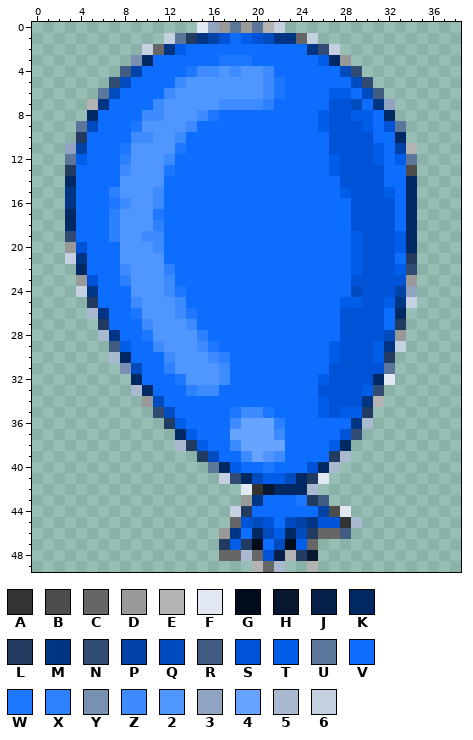
A pixel-art sprite gets an edit: images/balloon2.png. Above is the file before it was changed.
The file is 39x50 pixels. Colours within 5 levels of each other are drawn and written as one.
Palette (. is transparent): A #333333  B #4c4c4c  C #666666  D #999999  E #b3b3b3  F #e2e8f1  G #020c1c  H #091831  J #062049  K #002863  L #233b60  M #003584  N #314b72  P #0042a6  Q #004cbf  R #415b83  S #0052d7  T #005de8  U #5c759b  V #0c6dff  W #1d77ff  X #2d81ff  Y #7a90b2  Z #3e8bff  2 #5096ff  3 #90a3c0  4 #67a4ff  5 #a9b9d0  6 #c5d0e1
Pixels before, first column x 3:
 0 ............F3DUDUE6............
 1 .........6ULMPSVTSQMMC6.........
 2 .......6CMTVVVVVVVVVVVMN6.......
 3 ......YKVVVVVVWWWVVVVVVTKD......
 4 .....RPVVVVWZZ2Z22ZVVVVVVQN.....
 5 ....NQVVVVZ2222222ZWVVVVVVQN....
 6 ...UQVVVVZ22222222ZWVVVVTTVQR...
 7 ..EMVVVVZ22222ZZZZXVVVVVSSQVM3..
 8 ..KVVVVZZ222ZWVVVVVVVVVTSSTTVK..
 9 .UQVVVW2222ZVVVVVVVVVVVTSSSTVSU.
10 .LVVVVZZ22ZVVVVVVVVVVVVVSSSSVVK.
11 3PVVVW2222WVVVVVVVVVVVVVSSSSTVPE
12 UTVVVX222ZVVVVVVVVVVVVVVTSSSTVTU
13 LVVVVZ222WVVVVVVVVVVVVVVTSSSSVVB
14 KVVVV2222VVVVVVVVVVVVVVVVSSSSVVK
15 MVVVX222ZVVVVVVVVVVVVVVVVTSSSTVK
16 MVVVWZ22ZVVVVVVVVVVVVVVVVVSSSSVK
17 KVVVX222WVVVVVVVVVVVVVVVVVSSSSVK
18 KVVVX222XVVVVVVVVVVVVVVVVVSSSSVK
19 NVVVX22ZZVVVVVVVVVVVVVVVVVTSSSTK
20 DSVVV222ZVVVVVVVVVVVVVVVVVTSSSTK
21 6MVVV2222VVVVVVVVVVVVVVVVVTSSSVL
22 .KVVVZ222XVVVVVVVVVVVVVVVVTSSSTN
23 .DSVVX222ZVVVVVVVVVVVVVVVVSSSSSD
24 .6MVVV222ZWVVVVVVVVVVVVVVVQSSSP3
25 ..LVVVZ222ZVVVVVVVVVVVVVVTTSSTM6
26 ..5MVVW222ZWVVVVVVVVVVVVVSSSSVK.
27 ...LVVVZ222ZVVVVVVVVVVVVVSSSSVL.
28 ...5MVVW2222XVVVVVVVVVVVVSSSSQD.
29 ....RTVVZ222ZWVVVVVVVVVVTSSSTM6.
30 ....5KVVVZ222ZXVVVVVVVVVTSSSTL..
31 .....YQVVX2222ZVVVVVVVVVSSSSSU..
32 ......KVVVW222ZVVVVVVVVTSSSSKF..
33 ......5KVVVXZZVVVVVVVVVSSSSTN...
34 .......DQVVVVVVVVVVVVVVTSSSME...
35 ........NQVVVVVWZZWVVVVTSTTL....
36 .........LTVVVVZ444XVVVVVVM5....
37 ..........KTVVV4444ZVVVVVSN.....
38 ..........5LTVVZ4444VVVVTK......
39 ............LQVVZ42ZVVVVL5......
40 .............UKTVVWVVVSK5.......
41 ..............6NKQTTQKLF........
42 ................FAHKKK5.........
43 ................DMVVVWLR........
44 ...............6LVVVVVVPBF......
45 ...............CSQSVQPMSSA5.....
46 ..............DMVKQTKQLCCR......
47 ..............LTLGVQGTC.........
48 ..............CC5CSJELH.........
49 .................EC5..E.........
New version:
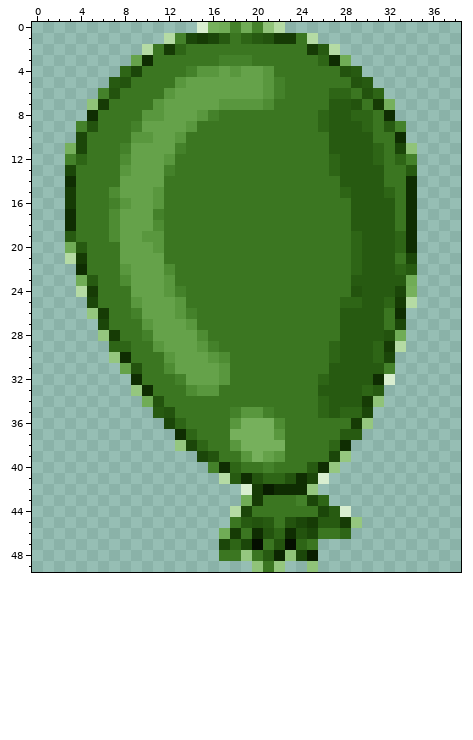
Diff:
colour 2: #5096ff -> #65a24a
colour 4: #67a4ff -> #76b05c
colour 5: #a9b9d0 -> #95c77f
colour 6: #c5d0e1 -> #b5dba4
colour D: #999999 -> #70ac56
colour E: #b3b3b3 -> #90c379
colour F: #e2e8f1 -> #d9eed0
colour G: #020c1c -> #040e00
colour H: #091831 -> #091d00
colour J: #062049 -> #0c2501
colour K: #002863 -> #0f2d02
colour L: #233b60 -> #1b4609
colour M: #003584 -> #163b05
colour Q: #004cbf -> #23530e
colour S: #0052d7 -> #275a11
colour T: #005de8 -> #2e6516
colour V: #0c6dff -> #3b7621
colour W: #1d77ff -> #44812a
colour X: #2d81ff -> #4e8c33
colour Z: #3e8bff -> #59973e
y 0: x 16 3 -> 4; x 18 U -> W; x 20 U -> W
y 1: x 13 U -> W; x 16 P -> L; x 24 C -> V
y 2: x 11 C -> V; x 26 N -> S
y 3: x 9 Y -> 2
y 4: x 8..9 RP -> TL; x 29 N -> S
y 5: x 7 N -> S; x 30 N -> S
y 6: x 6 U -> W; x 31 R -> T
y 7: x 32 3 -> 4
y 9: x 4 U -> W; x 33 U -> W
y 11: x 3..4 3P -> 4L; x 33 P -> L
y 12: x 3 U -> W; x 34 U -> W
y 13: x 34 B -> S
y 19: x 3 N -> S
y 22: x 34 N -> S
y 24: x 33..34 P3 -> L4
y 29: x 7 R -> T
y 31: x 8 Y -> 2; x 32 U -> W
y 33: x 31 N -> S
y 35: x 11 N -> S
y 37: x 29 N -> S
y 40: x 16 U -> W
y 41: x 18 N -> S
y 42: x 20 A -> M
y 43: x 26 R -> T
y 44: x 26..27 PB -> LS
y 45: x 18 C -> V; x 24 P -> L; x 28 A -> M
y 46: x 26..28 CCR -> VVT
y 47: x 25 C -> V
y 48: x 17..18 CC -> VV; x 20 C -> V
y 49: x 21 C -> V
